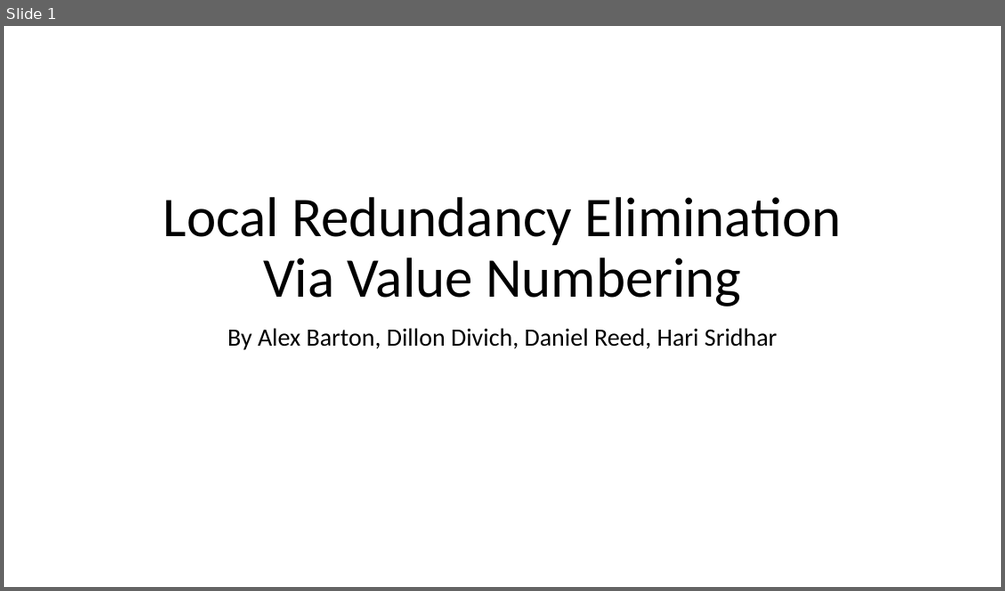
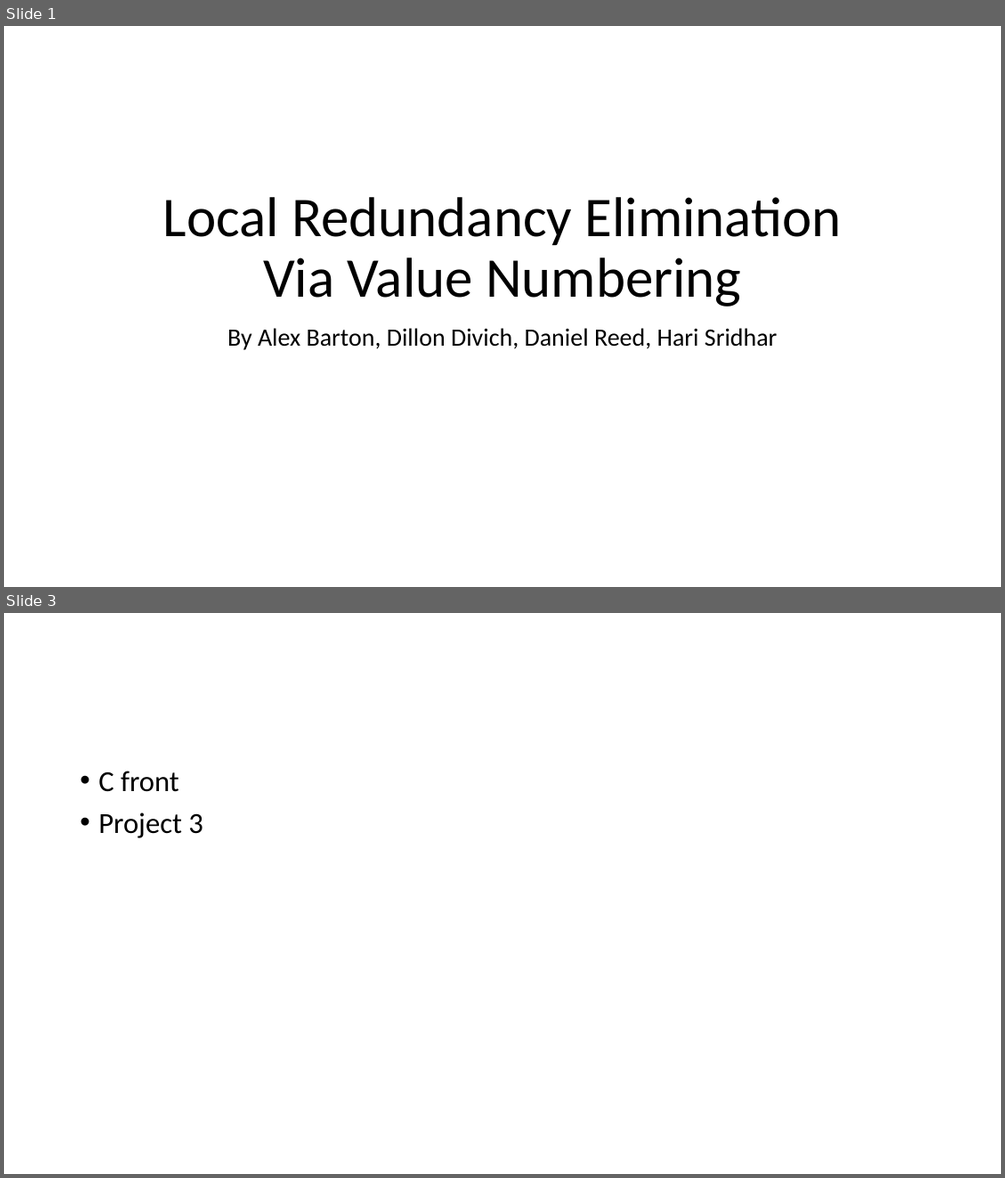
Before and after one commit to dreed4/cs4100-Compiler_Design-Proj4, a slide deck: Compiler Project 4 presentation.pptx. Shown one above the other, each under a label of ours: slide 1 before the commit, slides 1 and 3 after it; the slides between them are not shown. The pictures are 1005x591 and 1005x1178 pixels, drawn with LibreOffice and Linux fonts; fonts in the diff are those of the drawing. Boxes give left, top, right and bottom in pixels: in the first picture for what was removed or moved away, otherwise in the second. Text is boxed around its words. In the diff, an @@ line names an element or a change of style, - is before the commit and + after.

```diff
--- a/Compiler Project 4 presentation.pptx
+++ b/Compiler Project 4 presentation.pptx
@@ slide 3 added at (4,613,1001,1174), background #FFFFFF @@
@@ text added at (98,771,203,838), 28 pt, text #000000 @@
+• C front
+• Project 3
```
Also in this commit, not shown: 1 other slide added, 1 slide removed.
